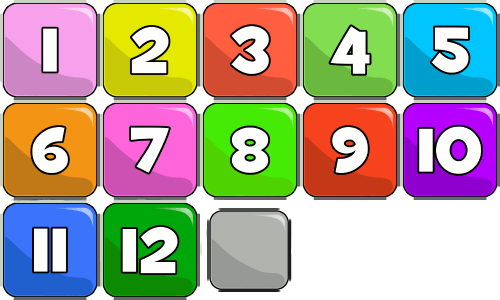
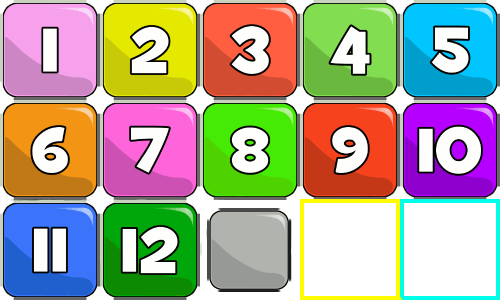
Comparing the layer stacks of the two 500 x 300 images. Changes:
added layer "Layer 2 copy" above "Layer 1" over (x1=300, y1=199, x2=500, y2=300)
painted on "Layer 1" over (x1=303, y1=199, x2=400, y2=300)
